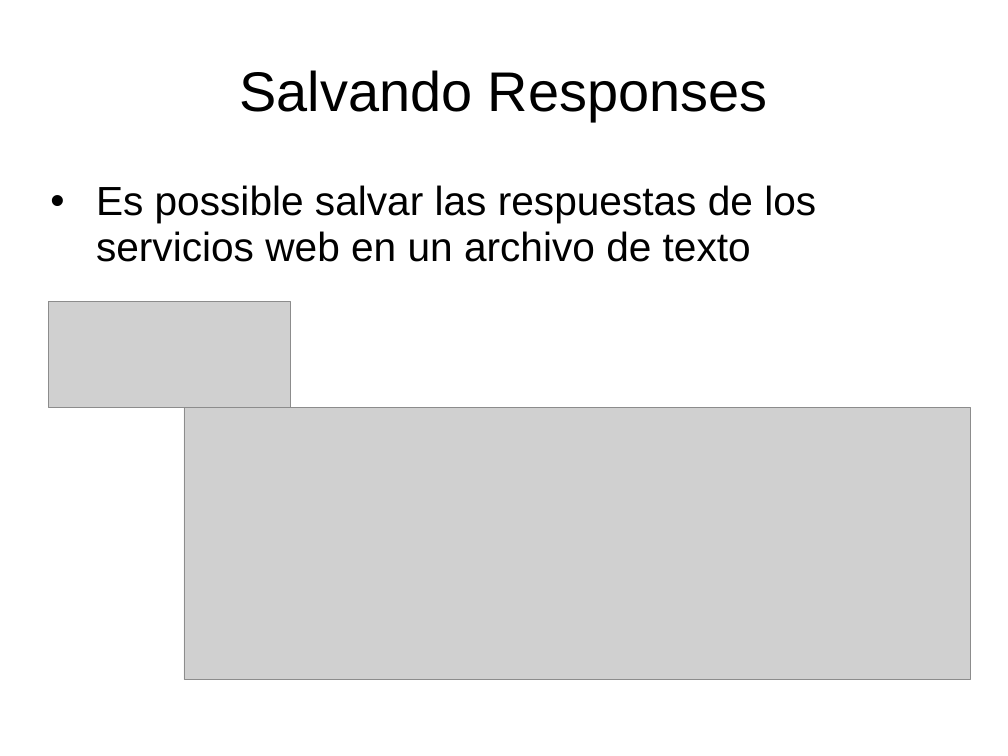
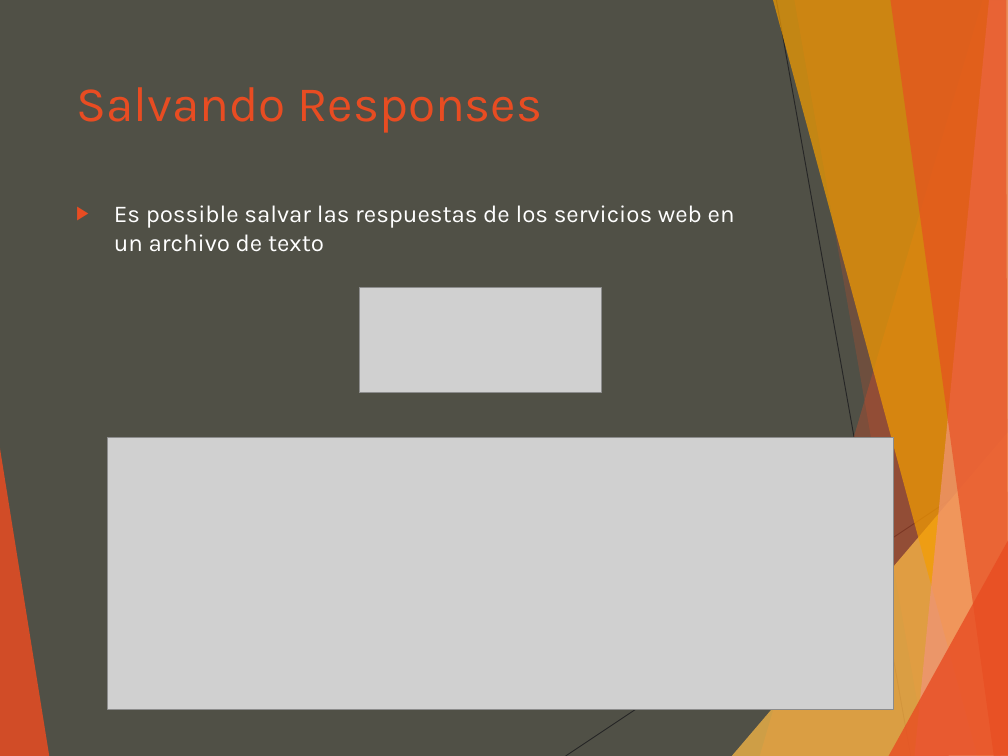
Before and after one commit to luisgepeto/PostmanCourse, a slide deck: slide 12 of Presentacion.ppt. Drawn at 1008x756 pixels with LibreOffice and Linux fonts; fonts in the diff are those of the drawing; grey boxes stand for pictures. Boxes give left, top, right and bottom in pixels: in the first picture for what was removed or moved away, otherwise in the second. Text is boxed around its words. In the diff, an @@ line names an element or a change of style, - is before the commit and + after.

```diff
--- a/Presentacion.ppt
+++ b/Presentacion.ppt
@@ background #FFFFFF to #505046 @@
@@ title "Salvando Responses": place and size @@
-title "Salvando Responses" at <box>239,70,767,121</box>
+title "Salvando Responses" at <box>76,87,542,133</box>
@@ title "Salvando Responses" at <box>76,87,542,133</box>: size 44 to 39 pt, font Arial to Karla, text colour #000000 to #E84C22; alignment centre to left; line spacing 0.93 to 1; vertical alignment middle to top @@
@@ text "Es possible salvar las respuestas ...": place and size @@
-text "Es possible salvar las respuestas ..." at <box>96,185,816,262</box>
+text "Es possible salvar las respuestas ..." at <box>114,205,735,252</box>
@@ text "Es possible salvar las respuestas ..." at <box>114,205,735,252</box>: size 32 to 19 pt, font Arial to Karla, text colour #000000 to #FFFFFF; bullet • to ▶; line spacing 0.93 to 1; less space between paragraphs; bullet colour #000000 to #E84C22 @@
@@ picture: place and size @@
-picture at <box>48,302,291,408</box>
+picture at <box>359,287,602,393</box>
@@ picture: place and size @@
-picture at <box>184,408,970,681</box>
+picture at <box>108,437,895,710</box>
@@ group added at <box>0,0,1008,756</box>: 8 freeform shapes, 2 lines @@
```
Also in this commit, not shown: 13 other slides changed, 3 slides added, 3 other files.
